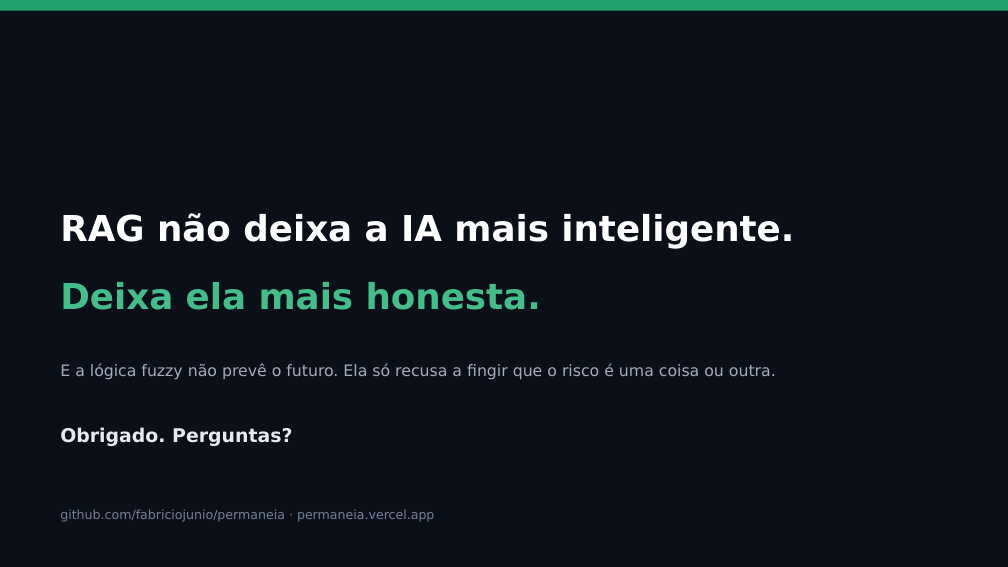
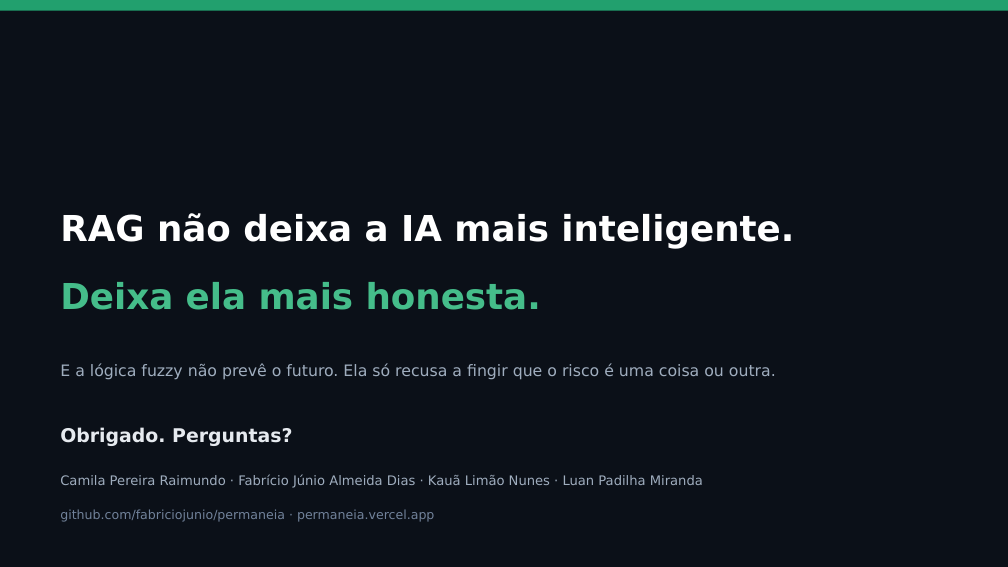
Before and after one commit to fabriciojunio/permaneia, a slide deck: slide 12 of PermaneIA-Apresentacao.pptx. Drawn at 1008x567 pixels with LibreOffice and Linux fonts; fonts in the diff are those of the drawing. Boxes give left, top, right and bottom in pixels: in the first picture for what was removed or moved away, otherwise in the second. Text is boxed around its words. In the diff, an @@ line names an element or a change of style, - is before the commit and + after.

```diff
--- a/PermaneIA-Apresentacao.pptx
+++ b/PermaneIA-Apresentacao.pptx
@@ text added at <box>60,474,703,488</box>, 12.5 pt, text #9FADBE @@
+Camila Pereira Raimundo · Fabrício Júnio Almeida Dias · Kauã Limão Nunes · Luan Padilha Miranda
```
Also in this commit, not shown: 3 other slides changed, 15 other files.
